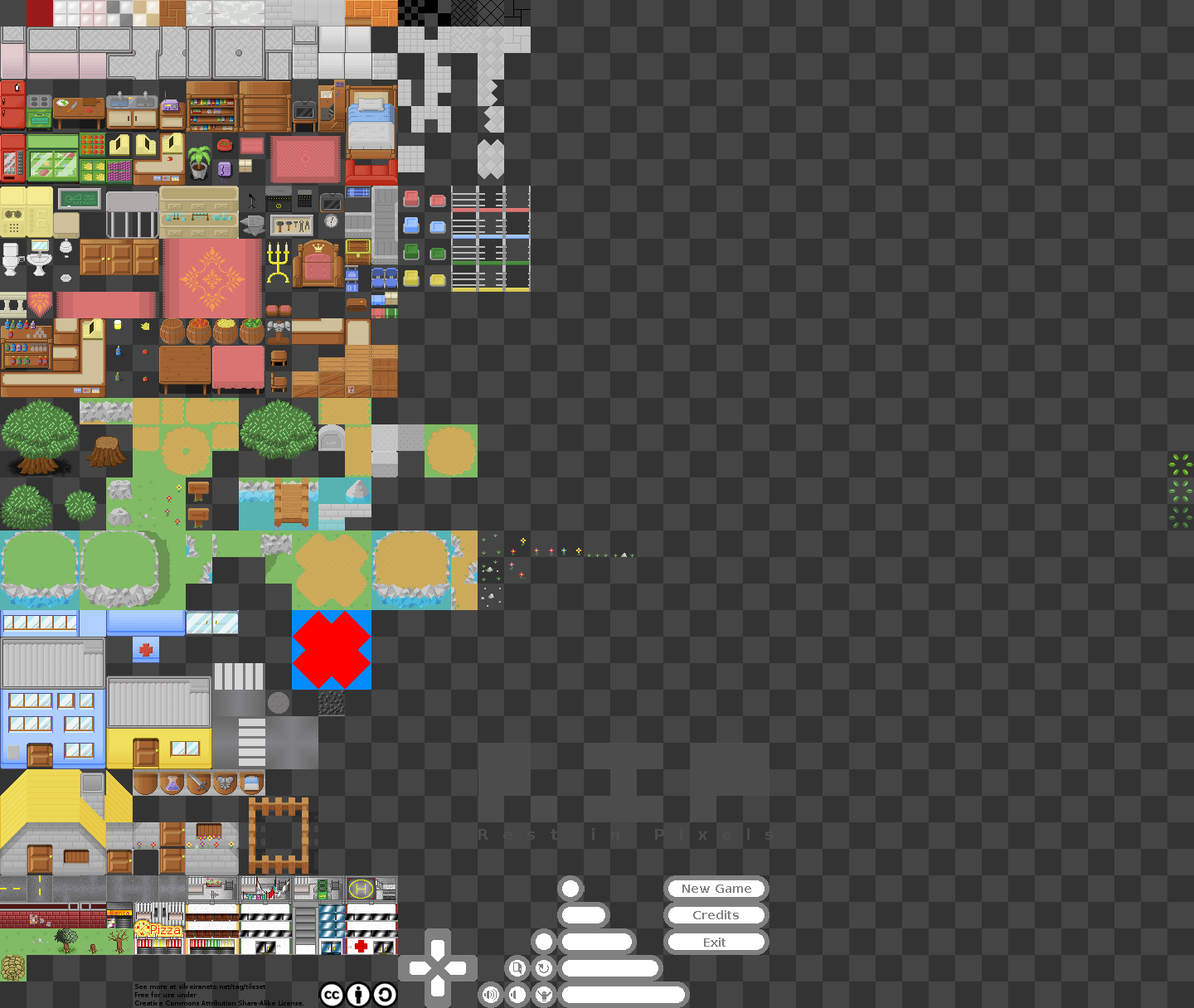
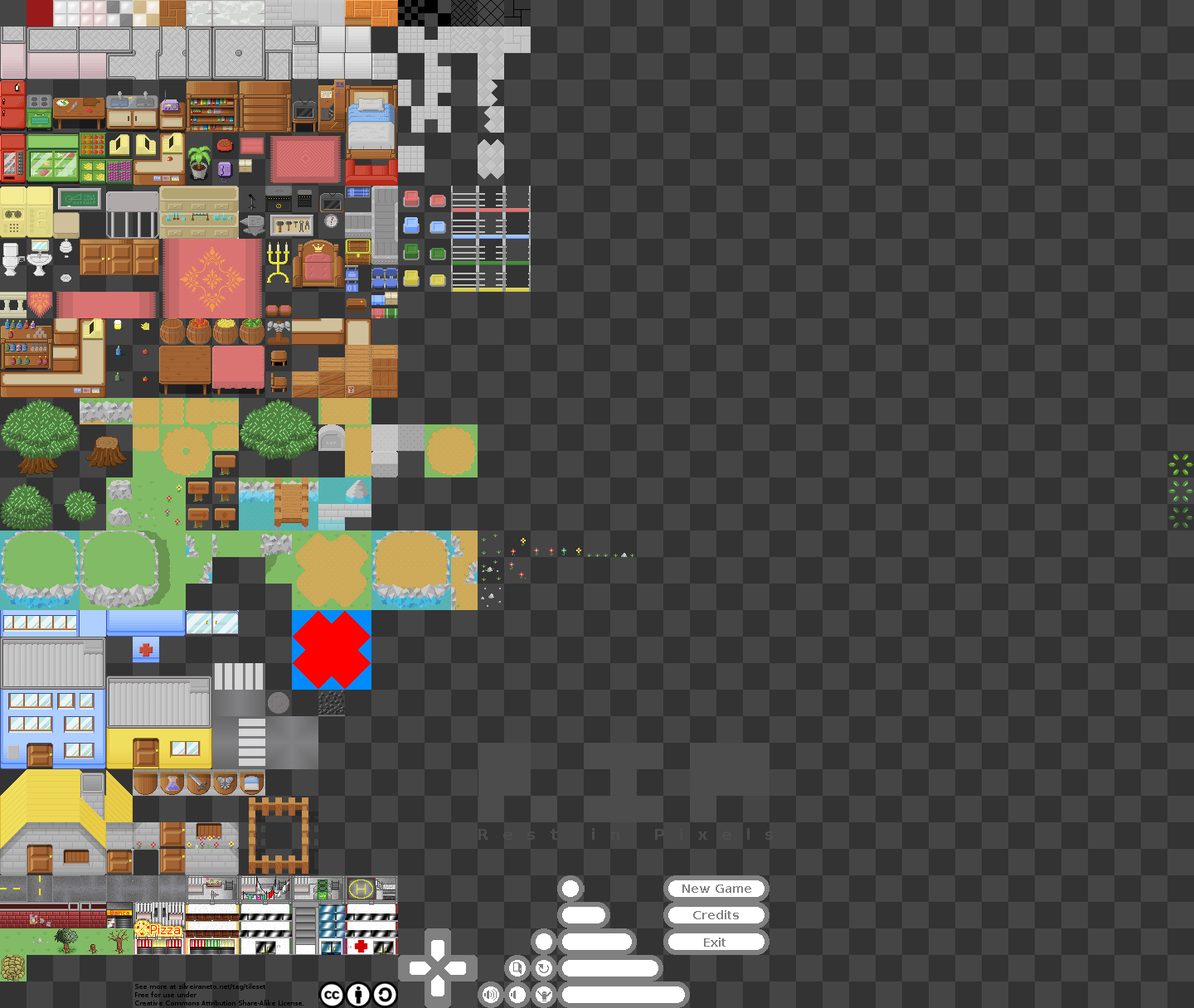
The second 1194×1008 image is a revision of the first. Changes to its layers:
painted on "Background" over [5,455,236,529]
